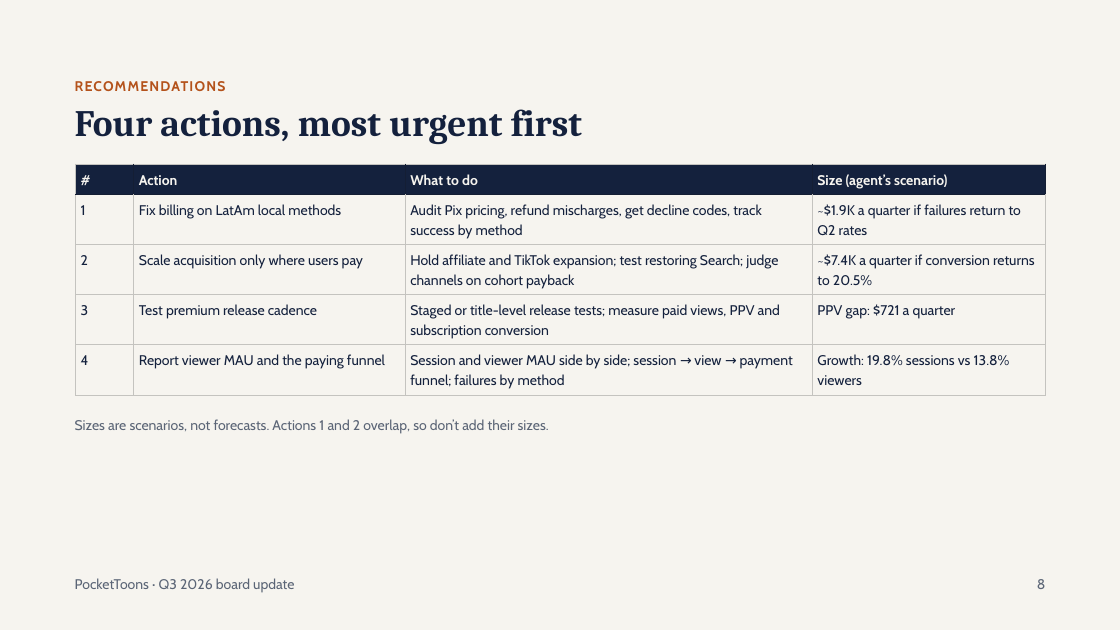
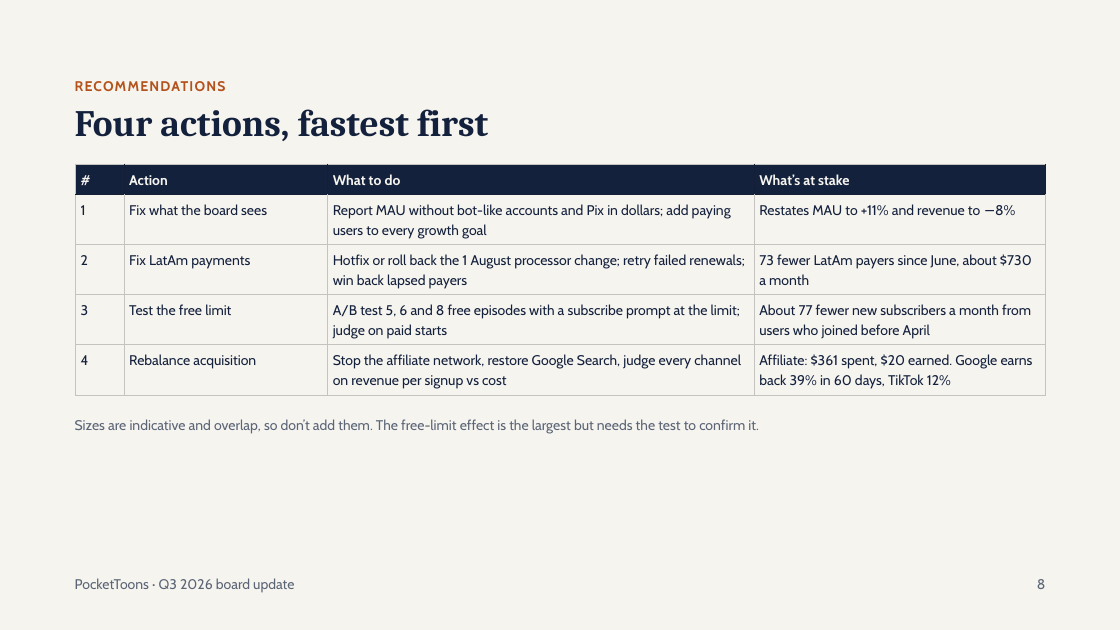
Before and after one commit to Anshi0202/pockettoons-analyst, a slide deck: slide 8 of investigation/board_deck.pptx. Drawn at 1120x630 pixels with LibreOffice and Linux fonts; fonts in the diff are those of the drawing. Boxes give left, top, right and bottom in pixels: in the first picture for what was removed or moved away, otherwise in the second. Text is boxed around its words. In the diff, an @@ line names an element or a change of style, - is before the commit and + after.

```diff
--- a/investigation/board_deck.pptx
+++ b/investigation/board_deck.pptx
@@ title at <box>75,109,488,141</box>: text changed @@
-Four actions, most urgent first
+Four actions, fastest first
@@ table at <box>76,164,1045,395</box> @@
-row 1, column 4: Size (agent’s scenario)
+row 1, column 4: What’s at stake
-row 2: 1 | Fix billing on LatAm local methods | Audit Pix pricing, refund mischarges, get decline codes, track success by method | ~$1.9K a quarter if failures return to Q2 rates
+row 2: 1 | Fix what the board sees | Report MAU without bot-like accounts and Pix in dollars; add paying users to every growth goal | Restates MAU to +11% and revenue to −8%
-row 3: 2 | Scale acquisition only where users pay | Hold affiliate and TikTok expansion; test restoring Search; judge channels on cohort payback | ~$7.4K a quarter if conversion returns to 20.5%
+row 3: 2 | Fix LatAm payments | Hotfix or roll back the 1 August processor change; retry failed renewals; win back lapsed payers | 73 fewer LatAm payers since June, about $730 a month
-row 4: 3 | Test premium release cadence | Staged or title-level release tests; measure paid views, PPV and subscription conversion | PPV gap: $721 a quarter
+row 4: 3 | Test the free limit | A/B test 5, 6 and 8 free episodes with a subscribe prompt at the limit; judge on paid starts | About 77 fewer new subscribers a month from users who joined before April
-row 5: 4 | Report viewer MAU and the paying funnel | Session and viewer MAU side by side; session → view → payment funnel; failures by method | Growth: 19.8% sessions vs 13.8% viewers
+row 5: 4 | Rebalance acquisition | Stop the affiliate network, restore Google Search, judge every channel on revenue per signup vs cost | Affiliate: $361 spent, $20 earned. Google earns back 39% in 60 days, TikTok 12%
@@ text at <box>75,419,759,434</box>: text changed @@
-Sizes are scenarios, not forecasts. Actions 1 and 2 overlap, so don’t add their sizes.
+Sizes are indicative and overlap, so don’t add them. The free-limit effect is the largest but needs the test to confirm it.
```
Also in this commit, not shown: 4 other slides changed, 5 slides added, 5 slides removed.
